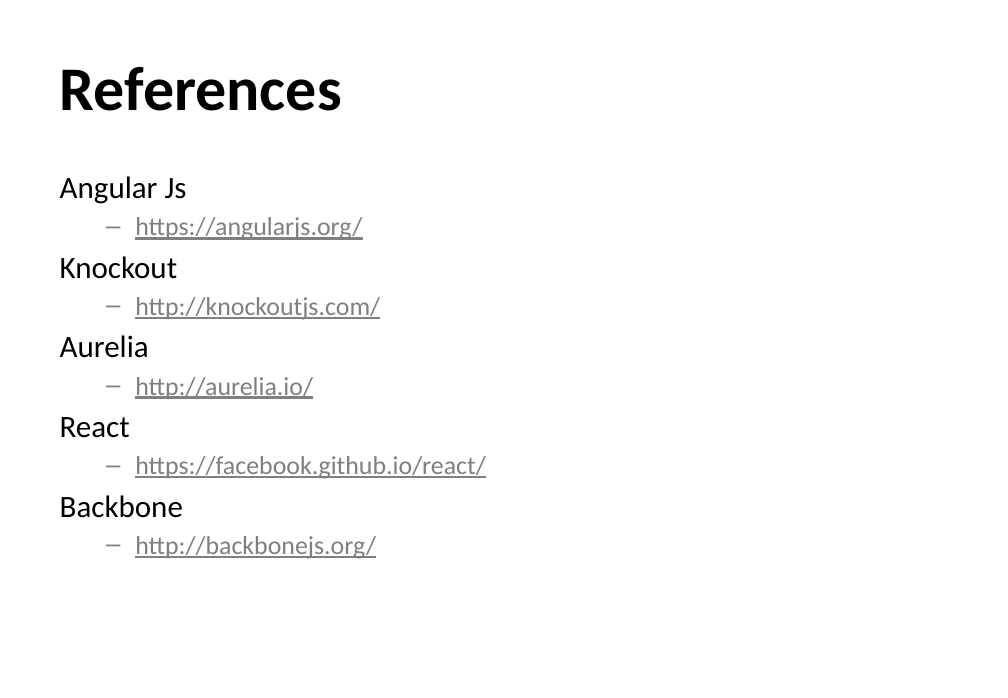
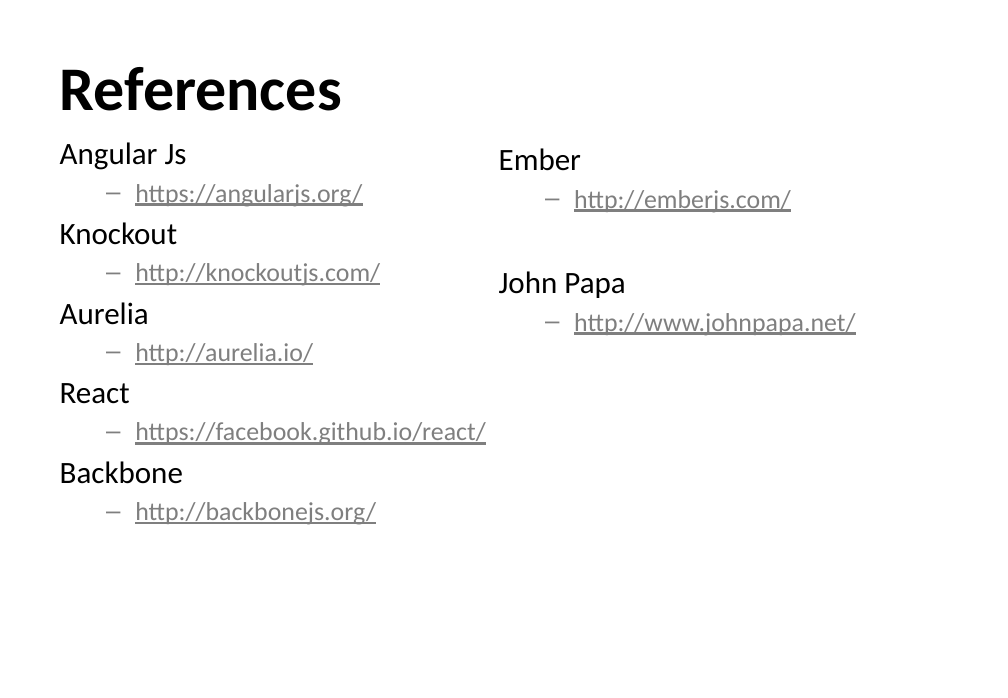
Before and after one commit to monica85rodrigues/presentation-netponto-spa, a slide deck: slide 27 of Relax, it's SPA time.pptx (slide 16 before the commit). Drawn at 1008x698 pixels with LibreOffice and Linux fonts; fonts in the diff are those of the drawing; background and template pictures are left out. Boxes give left, top, right and bottom in pixels: in the first picture for what was removed or moved away, otherwise in the second. Text is boxed around its words. In the diff, an @@ line names an element or a change of style, - is before the commit and + after.

```diff
--- a/Relax, it's SPA time.pptx
+++ b/Relax, it's SPA time.pptx
@@ text "Angular Js": place and size @@
-text "Angular Js" at (60, 176, 485, 559)
+text "Angular Js" at (60, 142, 485, 525)
@@ text added at (499, 148, 855, 336), 20 pt, text #7F7F7F, underline @@
+Ember
+  – http://emberjs.com/
+John Papa
+  – http://www.johnpapa.net/
```
Also in this commit, not shown: 8 other slides changed, 12 slides added, 1 slide removed, 4 other files.
